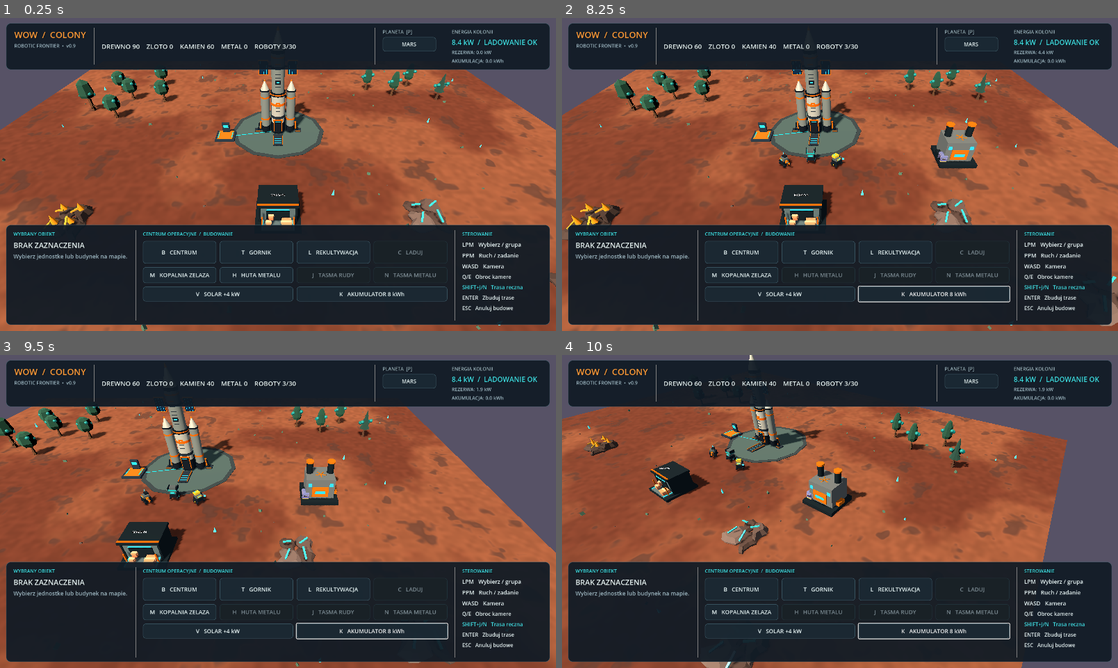
Above: before the commit, frames 1-4 (two rows, left to right).
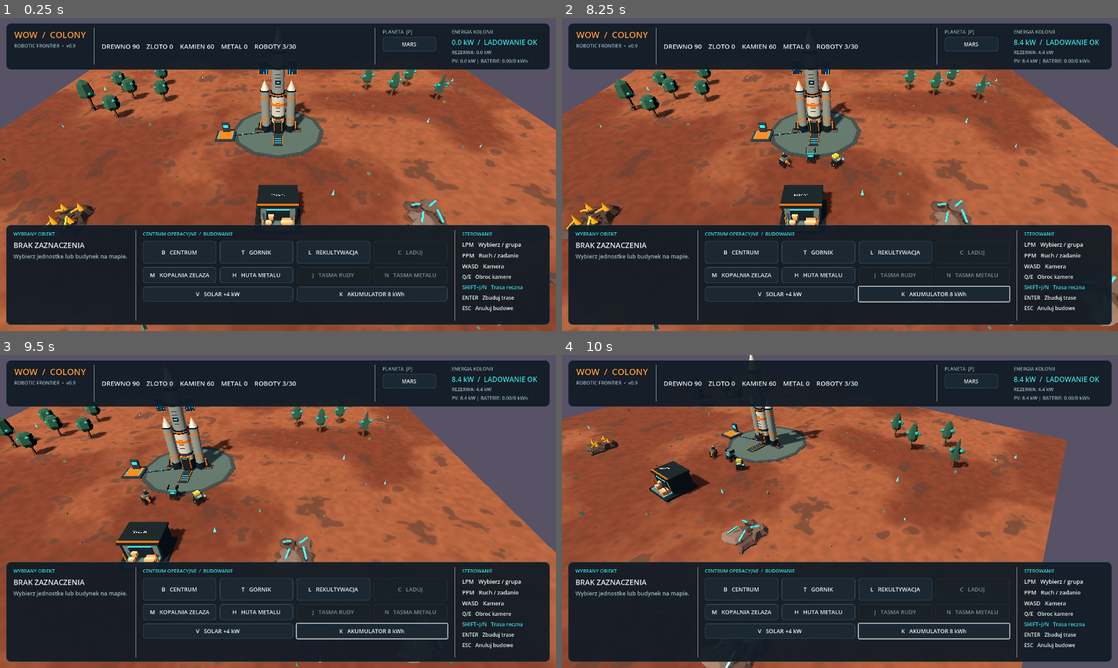
Above: after the commit, the same moments.

Repository: serafin1367/wow
Game: Godot game, scene res://scenes/main.tscn
Same seed, same stepped clock (60 frames per second), same inputs: the game is played once before the commit and once after it.
Inputs (mouse positions are in pixels of both pictures, inside the frame that each line leads up to):
- Up to frame 1 (0.25 s): no input
- Up to frame 2 (8.25 s): click "MARS" at 0.5 s; click "ZIEMIA" at 1.25 s; click "KEPLER" at 2 s; click "B CENTRUM" at 2.75 s; click "T GORNIK" at 3.5 s; click "L REKULTYWACJA" at 4.25 s; click "M KOPALNIA ZELAZA" at 5 s; click "H HUTA METALU" at 5.75 s; click "V SOLAR +4 kW" at 6.5 s; click "K AKUMULATOR 8 kWh" at 7.25 s; tap Enter at 8 s; move the mouse to (962, 158) at 8.02 s; hold D from 8.03 s (still down); tap V at 8.1 s; click (962, 158) at 8.17 s
- Up to frame 3 (9.5 s): tap K at 8.3 s; release D at 8.75 s; drag from (166, 527) to (250, 574) at 8.77 s
- Up to frame 4 (10 s): move the mouse to (895, 442) at 9.52 s; hold D from 9.53 s (still down); hold E from 9.53 s (still down); click (895, 442) at 9.67 s; tap V at 9.8 s

The runs differ from the first frame. In frame 1, 0.1% of the frame differs, in the area x 42-95%, y 6-38%; in frame 2, 1.2%; in frame 3, 1.1%; in frame 4, 1.3%, in the area x 23-95%, y 8-85%.

Commit message:
feat: connect solar arrays and energy storage to live power budgets, cables, HUD and placement controls

Diff:
--- a/scripts/main.gd
+++ b/scripts/main.gd
@@ -17,6 +17,9 @@
 const MINE_SCRIPT = preload("res://scripts/automated_mine.gd")
 const SMELTER_SCRIPT = preload("res://scripts/automated_smelter.gd")
 const CONVEYOR_SCRIPT = preload("res://scripts/conveyor_link.gd")
+const SOLAR_SCRIPT = preload("res://scripts/solar_array.gd")
+const BATTERY_SCRIPT = preload("res://scripts/battery_bank.gd")
+const POWER_CABLE_SCRIPT = preload("res://scripts/power_cable.gd")
 const START_PLANET = "Mars"
 const LANDER_POSITION: Vector3 = Vector3(0.0, 0.0, -12.0)
 const CHARGER_POSITION: Vector3 = Vector3(-9.0, 0.0, -10.0)
@@ -34,6 +37,10 @@
 const SMELTER_RADIUS: float = 3.9
 const ORE_CONVEYOR_COST: Dictionary = {"metal": 5}
 const METAL_CONVEYOR_COST: Dictionary = {"metal": 8}
+const SOLAR_ARRAY_COST: Dictionary = {"metal": 8, "stone": 5}
+const BATTERY_BANK_COST: Dictionary = {"metal": 12, "stone": 8}
+const MAX_SOLAR_ARRAYS: int = 5
+const MAX_BATTERIES: int = 3
 const MAX_WORKERS: int = 30
 const DEPOT_POSITION: Vector3 = Vector3(0.0, 0.0, 8.0)
 const MAP_SIZE: float = 100.0
@@ -69,6 +76,13 @@
 var manual_conveyor_kind: String = ""
 var manual_conveyor_points: Array[Vector3] = []
 var manual_conveyor_preview = null
+var solar_arrays: Array = []
+var battery_banks: Array = []
+var power_cables: Array = []
+var energy_build_kind: String = ""
+var grid_generation_kw: float = 0.0
+var grid_consumption_kw: float = 0.0
+var battery_draw_kw: float = 0.0
 
 
 func _ready() -> void:
@@ -358,16 +372,7 @@
 	add_child(charging_pad)
 	navigation.block_circle(Vector2(CHARGER_POSITION.x, CHARGER_POSITION.z), charging_pad.get_access_radius())
 
-	# Wizualny przewod energetyczny, poza siatka kolizji.
-	var cable := MeshInstance3D.new()
-	cable.name = "SolarPowerCable"
-	var line := BoxMesh.new()
-	line.size = Vector3(LANDER_POSITION.distance_to(CHARGER_POSITION), 0.10, 0.16)
-	cable.mesh = line
-	cable.position = (LANDER_POSITION + CHARGER_POSITION) * 0.5 + Vector3(0.0, 0.055, 0.0)
-	cable.rotation.y = -atan2(CHARGER_POSITION.z - LANDER_POSITION.z, CHARGER_POSITION.x - LANDER_POSITION.x)
-	cable.material_override = _make_material(Color(0.09, 0.78, 0.85))
-	add_child(cable)
+	_connect_power_node(charging_pad)
 
 
 func _create_planet_environment() -> void:
@@ -393,6 +398,7 @@
 
 
 func _cancel_build_modes() -> void:
+	energy_build_kind = ""
 	_cancel_manual_conveyor()
 	build_mode = false
 	forester_build_mode = false
@@ -432,6 +438,7 @@
 	factory_mine.ore_source = source
 	factory_mine.position = source.global_position
 	add_child(factory_mine)
+	_connect_power_node(factory_mine)
 	# Zloze zachowuje ilosc surowca, ale wydobywa je tylko ekstraktor.
 	source.collision_layer = 0
 	source.visible = false
@@ -476,6 +483,7 @@
 	factory_smelter = SMELTER_SCRIPT.new()
 	factory_smelter.position = site
 	add_child(factory_smelter)
+	_connect_power_node(factory_smelter)
 	navigation.block_circle(Vector2(site.x, site.z), SMELTER_RADIUS)
 	smelter_build_mode = false
 	_update_factory_power()
@@ -506,26 +514,125 @@
 	return true
 
 
+func _connect_power_node(node: Node3D) -> void:
+	if not is_instance_valid(landing_rocket):
+		return
+	var cable = POWER_CABLE_SCRIPT.new()
+	cable.setup(LANDER_POSITION, node.global_position)
+	add_child(cable)
+	power_cables.append(cable)
+
+
+func _start_energy_build(kind: String) -> void:
+	_cancel_build_modes()
+	var limit: int = MAX_SOLAR_ARRAYS if kind == "solar" else MAX_BATTERIES
+	var current: int = solar_arrays.size() if kind == "solar" else battery_banks.size()
+	if current >= limit:
+		_set_status("Osiagnieto limit instalacji energetycznych: %d." % limit)
+		return
+	var cost: Dictionary = SOLAR_ARRAY_COST if kind == "solar" else BATTERY_BANK_COST
+	if not _can_afford(cost):
+		_set_status("Brak materialow: %d metalu + %d kamienia." % [cost["metal"], cost["stone"]])
+		return
+	energy_build_kind = kind
+	_set_status("LPM: umiesc %s na wolnym terenie. Esc/PPM: anuluj." % ("panel PV" if kind == "solar" else "magazyn energii"))
+
+
+func _try_place_energy_build(screen_position: Vector2) -> void:
+	var hit: Dictionary = _raycast(screen_position, 1)
+	if hit.is_empty():
+		_set_status("Wybierz wolny grunt.")
+		return
+	var where: Vector3 = hit["position"]
+	var at := Vector3(roundf(where.x), 0.0, roundf(where.z))
+	var kind: String = energy_build_kind
+	var radius: float = SOLAR_SCRIPT.CLEARANCE_RADIUS if kind == "solar" else BATTERY_SCRIPT.CLEARANCE_RADIUS
+	if not _is_energy_site_clear(at, radius):
+		_set_status("Brak miejsca na instalacje. Odsun ja od przeszkod.")
+		return
+	var cost: Dictionary = SOLAR_ARRAY_COST if kind == "solar" else BATTERY_BANK_COST
+	if not _spend_resources(cost):
+		_set_status("Brakuje zasobow do budowy.")
+		return
+	var building = SOLAR_SCRIPT.new() if kind == "solar" else BATTERY_SCRIPT.new()
+	building.position = at
+	add_child(building)
+	navigation.block_circle(Vector2(at.x, at.z), radius)
+	_connect_power_node(building)
+	if kind == "solar":
+		solar_arrays.append(building)
+	else:
+		battery_banks.append(building)
+	energy_build_kind = ""
+	_update_factory_power()
+	_update_action_buttons()
+	_set_status("Zainstalowano %s. Przewod podlaczony do sieci statku." % ("panel sloneczny" if kind == "solar" else "akumulator"))
+
+
+func _is_energy_site_clear(site: Vector3, radius: float) -> bool:
+	if absf(site.x) > 43.0 or absf(site.z) > 43.0:
+		return false
+	if not navigation.is_circle_walkable(Vector2(site.x, site.z), radius):
+		return false
+	for robot in workers:
+		if _ground_distance(site, robot.global_position) < radius + 1.2:
+			return false
+	return true
+
+
+func _tick_battery_grid(delta: float) -> void:
+	if delta <= 0.0 or battery_banks.is_empty():
+		return
+	if battery_draw_kw > 0.0:
+		var needed_kw: float = battery_draw_kw
+		for bank in battery_banks:
+			needed_kw -= bank.discharge_kw(needed_kw, delta)
+	else:
+		var remaining_kw: float = unused_power_kw
+		for bank in battery_banks:
+			remaining_kw -= bank.charge_kw(remaining_kw, delta)
+		unused_power_kw = maxf(0.0, remaining_kw)
+
+
 func _update_factory_power() -> void:
 	if landing_rocket == null or charging_pad == null:
 		return
-	var power: float = landing_rocket.solar_output()
-	if charging_pad.can_charge():
-		power -= charging_pad.REQUIRED_POWER
+
+	# Bilans fizyczny: generacja, pobor odbiornikow, zasob w akumulatorze.
+	# Odbiorniki maja stale priorytety jak we wczesniejszych wersjach.
+	grid_generation_kw = landing_rocket.solar_output()
+	for array in solar_arrays:
+		grid_generation_kw += array.solar_output()
+	var available: float = grid_generation_kw
+	for bank in battery_banks:
+		if bank.stored_kwh > 0.00001:
+			available += minf(bank.MAX_OUTPUT_KW, bank.stored_kwh / (0.25 * bank.GAME_HOURS_PER_SECOND))
+	var budget: float = available
+	charging_pad.grid_management_enabled = true
+	charging_pad.grid_charge_enabled = charging_pad.health > 20.0 and budget + 0.001 >= charging_pad.REQUIRED_POWER
+	if charging_pad.grid_charge_enabled:
+		budget -= charging_pad.REQUIRED_POWER
 	if factory_mine != null:
-		factory_mine.power_enabled = power >= factory_mine.POWER_KW
+		factory_mine.power_enabled = budget + 0.001 >= factory_mine.POWER_KW
 		if factory_mine.power_enabled:
-			power -= factory_mine.POWER_KW
+			budget -= factory_mine.POWER_KW
 	if factory_smelter != null:
-		factory_smelter.power_enabled = power + 0.001 >= factory_smelter.POWER_KW
+		factory_smelter.power_enabled = budget + 0.001 >= factory_smelter.POWER_KW
 		if factory_smelter.power_enabled:
-			power -= factory_smelter.POWER_KW
+			budget -= factory_smelter.POWER_KW
 	for belt in [ore_conveyor, metal_conveyor]:
 		if belt != null:
-			belt.powered = power + 0.001 >= belt.POWER_KW
+			belt.powered = budget + 0.001 >= belt.POWER_KW
 			if belt.powered:
-				power -= belt.POWER_KW
-	unused_power_kw = maxf(0.0, power)
+				budget -= belt.POWER_KW
+
+	grid_consumption_kw = maxf(0.0, available - budget)
+	battery_draw_kw = maxf(0.0, grid_consumption_kw - grid_generation_kw)
+	unused_power_kw = maxf(0.0, grid_generation_kw - grid_consumption_kw)
+	for cable in power_cables:
+		if is_instance_valid(cable):
+			cable.powered = grid_generation_kw > 0.01 or battery_draw_kw > 0.01
+
 
 
 func _start_logistics_if_ready() -> void:
@@ -773,6 +880,8 @@
 	hud.smelter_requested.connect(_toggle_smelter_mode)
 	hud.ore_conveyor_requested.connect(_build_ore_conveyor)
 	hud.metal_conveyor_requested.connect(_build_metal_conveyor)
+	hud.solar_array_requested.connect(_start_energy_build.bind("solar"))
+	hud.battery_bank_requested.connect(_start_energy_build.bind("battery"))
 	hud.planet_change_requested.connect(_cycle_planet)
 	add_child(hud)
 
@@ -790,8 +899,10 @@
 func _process(delta: float) -> void:
 	hud_elapsed += delta
 	if hud_elapsed >= 0.25:
+		var elapsed_energy: float = hud_elapsed
 		hud_elapsed = 0.0
 		_update_factory_power()
+		_tick_battery_grid(elapsed_energy)
 		_update_colony_hud()
 
 
@@ -799,8 +910,12 @@
 	if hud == null:
 		return
 	if landing_rocket != null and charging_pad != null:
-		hud.set_power(landing_rocket.solar_output(), charging_pad.can_charge())
+		hud.set_power(grid_generation_kw, charging_pad.can_charge())
 		hud.set_power_balance(unused_power_kw)
+		var stored_kwh: float = 0.0
+		for bank in battery_banks:
+			stored_kwh += bank.stored_kwh
+		hud.set_energy_storage(stored_kwh, float(battery_banks.size()) * BATTERY_SCRIPT.CAPACITY_KWH, grid_generation_kw)
 
 	if selected_workers.size() == 1:
 		var robot = selected_workers[0]
@@ -820,6 +935,10 @@
 			hud.set_structure("KOPALNIA ZELAZA", factory_mine.describe() + (" | TASMA RUDA" if ore_conveyor != null else ""))
 		elif selected_structure == factory_smelter:
 			hud.set_structure("HUTA METALU", factory_smelter.describe() + (" | TASMA METAL" if metal_conveyor != null else ""))
+		elif selected_structure in solar_arrays:
+			hud.set_structure("PANEL SLONECZNY", selected_structure.describe())
+		elif selected_structure in battery_banks:
+			hud.set_structure("MAGAZYN ENERGII", selected_structure.describe())
 		else:
 			hud.set_no_selection()
 	else:
@@ -870,10 +989,20 @@
 			else:
 				_build_metal_conveyor()
 			return
+		if event.keycode == KEY_V:
+			_start_energy_build("solar")
+			return
+		if event.keycode == KEY_K:
+			_start_energy_build("battery")
+			return
 		if event.keycode == KEY_ENTER or event.keycode == KEY_KP_ENTER:
 			if manual_conveyor_kind != "":
 				_confirm_manual_conveyor()
 				return
+		if event.keycode == KEY_ESCAPE and energy_build_kind != "":
+			energy_build_kind = ""
+			_set_status("Anulowano budowe instalacji energetycznej.")
+			return
 		if event.keycode == KEY_ESCAPE and manual_conveyor_kind != "":
 			_cancel_manual_conveyor()
 			_set_status("Anulowano reczne ukladanie tasmy.")
@@ -895,6 +1024,10 @@
 		return
 
 	if event.button_index == MOUSE_BUTTON_LEFT:
+		if energy_build_kind != "":
+			if event.pressed:
+				_try_place_energy_build(event.position)
+			return
 		if manual_conveyor_kind != "":
 			if event.pressed:
 				_manual_conveyor_click(event.position)
@@ -929,6 +1062,10 @@
 			is_dragging = false
 
 	elif event.button_index == MOUSE_BUTTON_RIGHT and event.pressed:
+		if energy_build_kind != "":
+			energy_build_kind = ""
+			_set_status("Anulowano budowe instalacji energetycznej.")
+			return
 		if manual_conveyor_kind != "":
 			_cancel_manual_conveyor()
 			_set_status("Anulowano reczne ukladanie tasmy.")
@@ -951,7 +1088,7 @@
 	var building_hit := _raycast(screen_position, 8)
 	if building_hit.has("collider"):
 		var structure = building_hit["collider"]
-		if structure == landing_rocket or structure == charging_pad or structure == town_hall or structure in foresters or structure == factory_mine or structure == factory_smelter:
+		if structure == landing_rocket or structure == charging_pad or structure == town_hall or structure in foresters or structure == factory_mine or structure == factory_smelter or structure in solar_arrays or structure in battery_banks:
 			selected_structure = structure
 			if structure == town_hall:
 				_set_status("Centrum: T szkoli kolejnego gornika.")
@@ -965,6 +1102,8 @@
 				_set_status("Kopalnia: %s" % factory_mine.describe())
 			elif structure == factory_smelter:
 				_set_status("Huta: %s" % factory_smelter.describe())
+			elif structure in solar_arrays or structure in battery_banks:
+				_set_status(structure.describe())
 
 
 func _select_in_rectangle(rectangle: Rect2, additive: bool) -> void:
@@ -1341,6 +1480,7 @@
 		)
 		hud.set_factory_availability(factory_mine != null, factory_smelter != null)
 		hud.set_conveyor_availability(ore_conveyor != null, metal_conveyor != null, factory_mine != null and factory_smelter != null)
+		hud.set_energy_build_availability(solar_arrays.size(), MAX_SOLAR_ARRAYS, battery_banks.size(), MAX_BATTERIES)
 
 
 func _on_resource_delivered(resource_type: String, amount: int) -> void:
